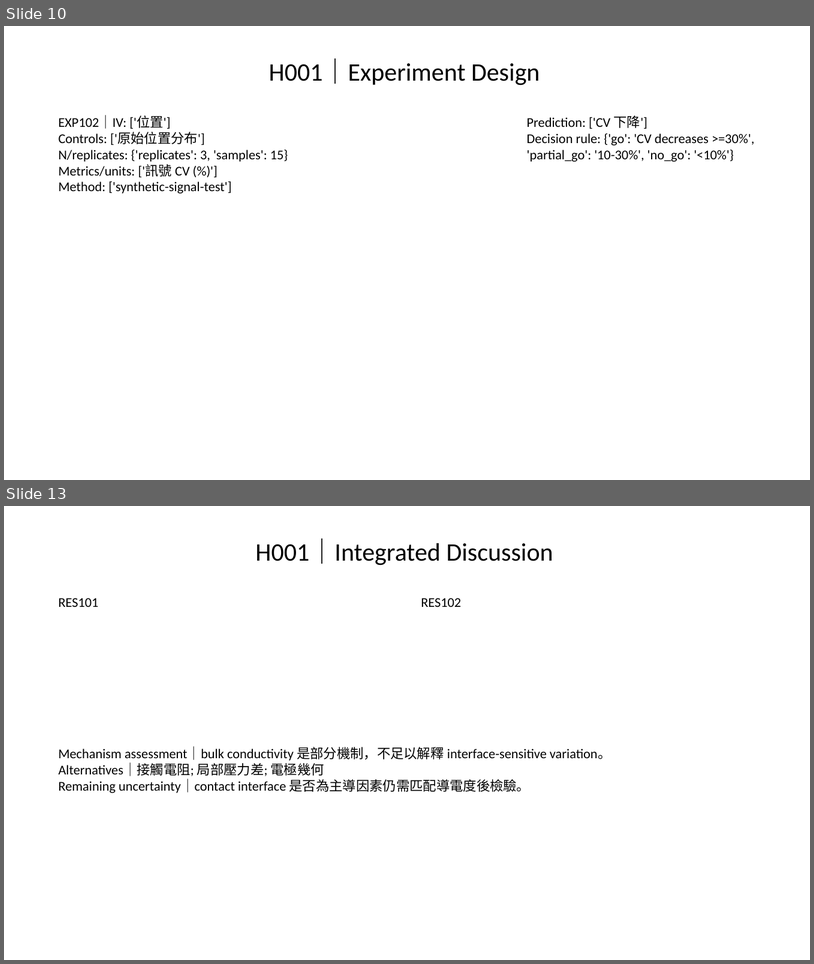
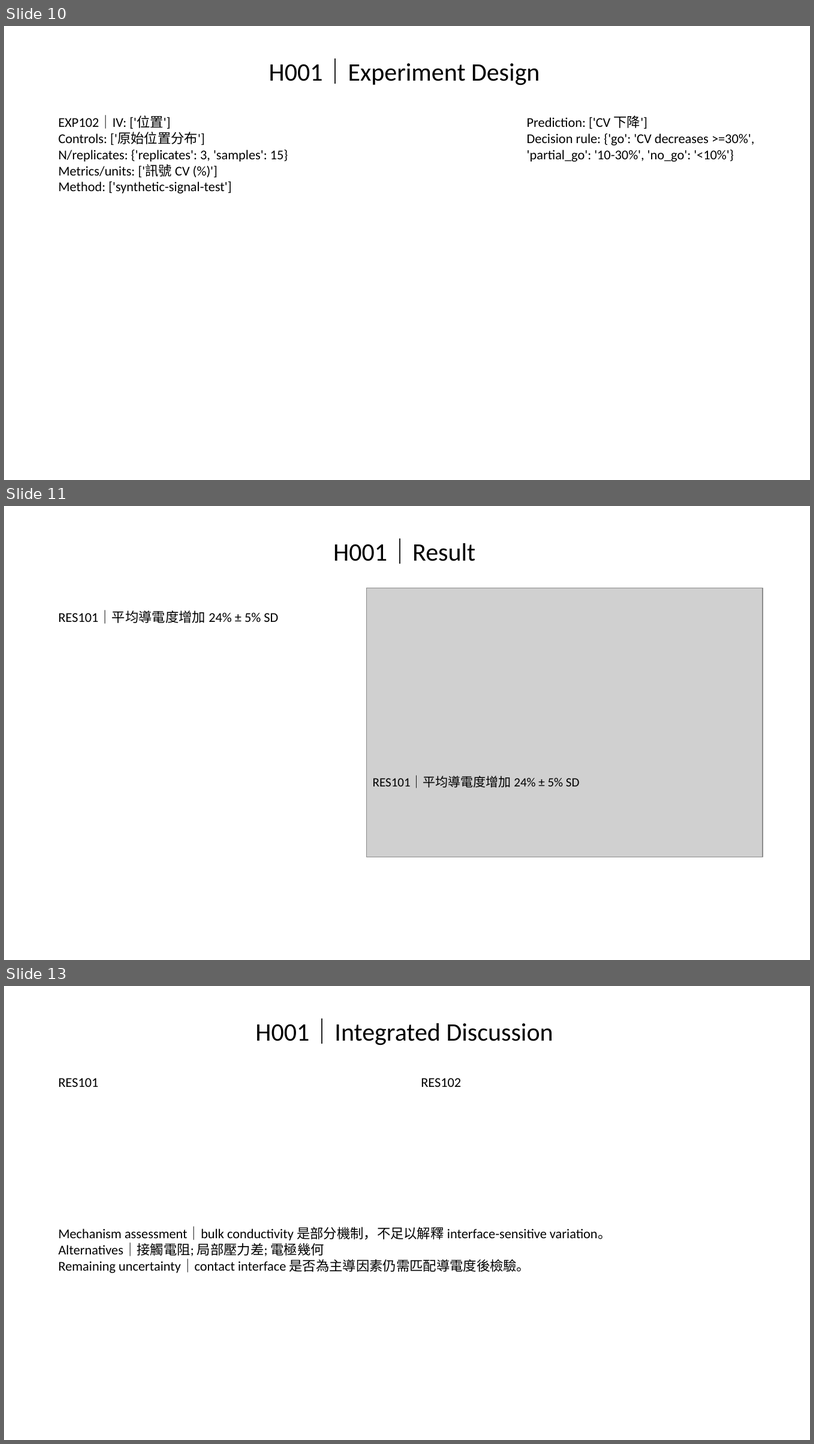
Before and after one commit to Gary0915/AI-Research-SKILLs, a slide deck: thesis-deck-system/artifacts/phase2/acceptance-deck-render-compat.pptx. Shown one above the other, each under a label of ours: slides 10 and 13 before the commit, slides 10, 11 and 13 after it; the slides between them are not shown. The pictures are 814x964 and 814x1444 pixels, drawn with LibreOffice and Linux fonts; fonts in the diff are those of the drawing; grey boxes stand for pictures. Boxes give left, top, right and bottom in pixels: in the first picture for what was removed or moved away, otherwise in the second. Text is boxed around its words. In the diff, an @@ line names an element or a change of style, - is before the commit and + after.

```diff
--- a/thesis-deck-system/artifacts/phase2/acceptance-deck-render-compat.pptx
+++ b/thesis-deck-system/artifacts/phase2/acceptance-deck-render-compat.pptx
@@ slide 11 added at (4, 506, 810, 960), background #FFFFFF @@
@@ title added at (333, 540, 476, 564), 30 pt, text #000000 @@
+H001｜Result
@@ picture added at (367, 588, 763, 857) @@
@@ text added at (59, 610, 278, 624), 16 pt, text #000000 @@
+RES101｜平均導電度增加 24% ± 5% SD
@@ text added at (373, 775, 580, 788), 15 pt, text #000000 @@
+RES101｜平均導電度增加 24% ± 5% SD
```
Also in this commit, not shown: 4 slides changed, 1 other slide added, 2 slides removed, 53 other files.
